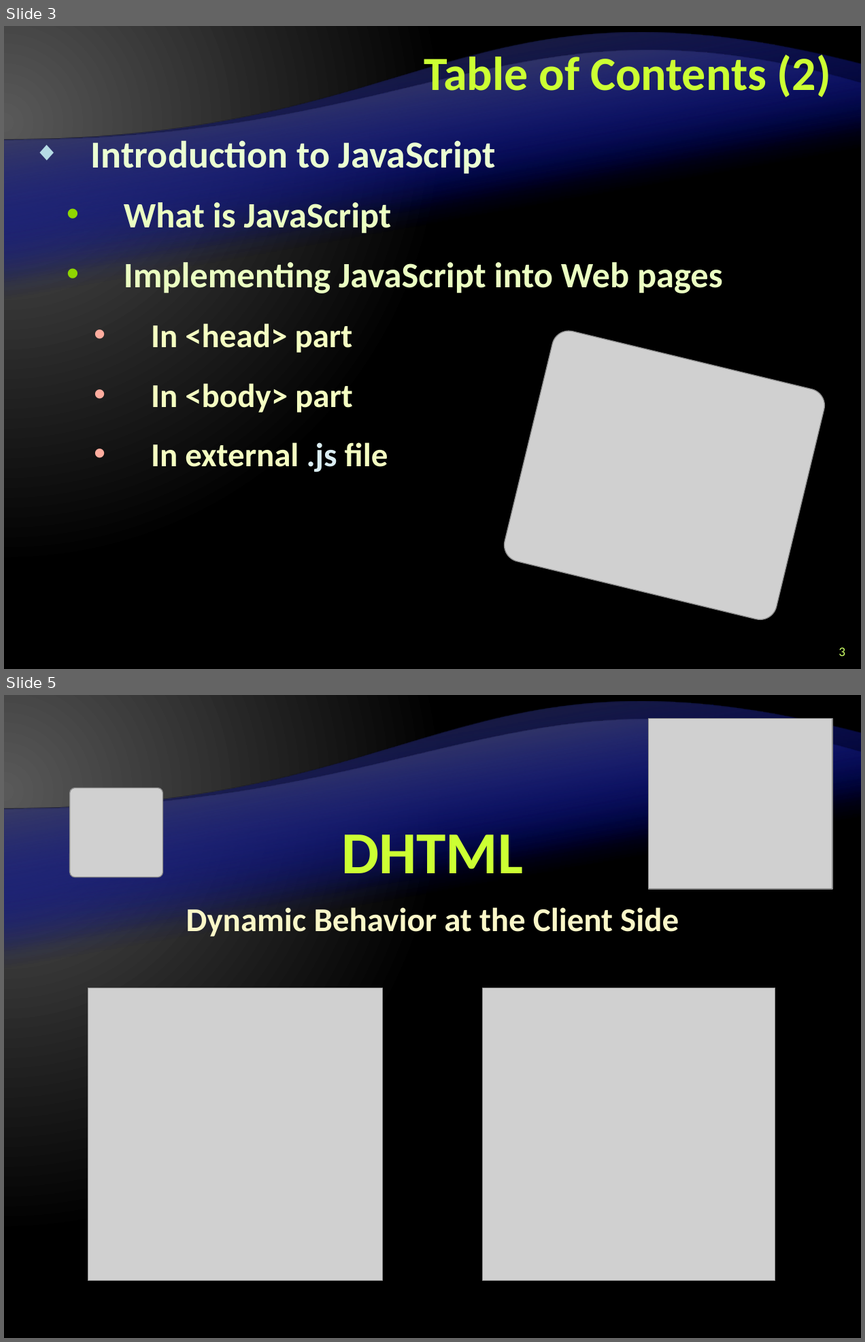
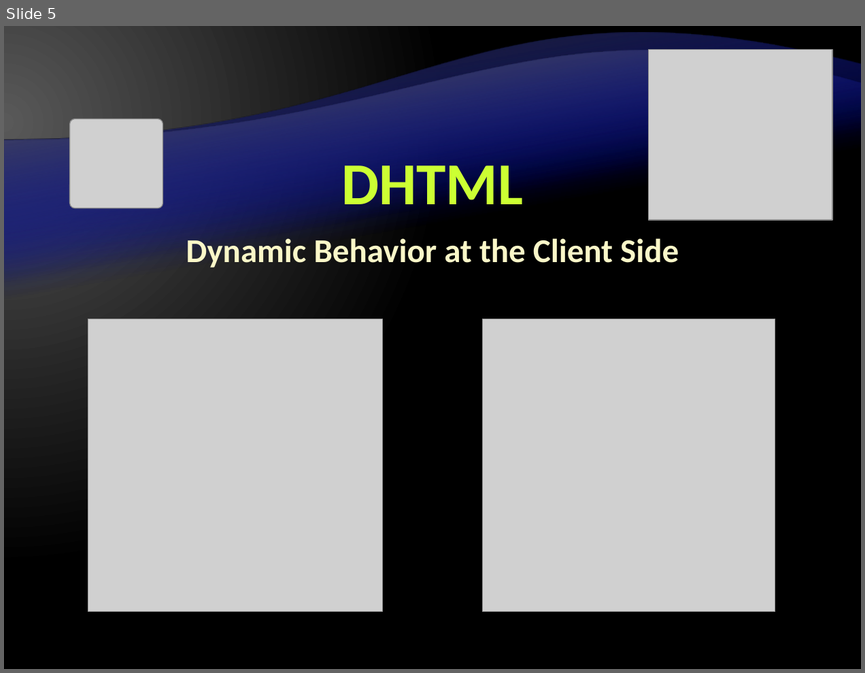
Before and after one commit to Lockheed01/aspnet-mvc-course, a slide deck: Lectures/9. JavaScript/JavaScript-Introduction.pptx. Shown one above the other, each under a label of ours: slides 3 and 5 before the commit, slide 5 after it; the slides between them are not shown. The pictures are 865x1342 and 865x673 pixels, drawn with LibreOffice and Linux fonts; fonts in the diff are those of the drawing; grey boxes stand for pictures; background and template pictures are left out. Boxes give left, top, right and bottom in pixels: in the first picture for what was removed or moved away, otherwise in the second. Text is boxed around its words. In the diff, an @@ line names an element or a change of style, - is before the commit and + after.

Commit message:
JavaScript presentation updated by Alexander Vakrilov

```diff
--- a/Lectures/9. JavaScript/JavaScript-Introduction.pptx
+++ b/Lectures/9. JavaScript/JavaScript-Introduction.pptx
@@ slide 3 removed at (x1=4, y1=26, x2=861, y2=669), background gradient #595959 to #000000; not listed: 4 template elements that a slide beside it also shows @@
@@ title removed at (x1=424, y1=50, x2=831, y2=97) @@
-Table of Contents (2)
@@ text removed at (x1=91, y1=135, x2=723, y2=472) @@
-◆ Introduction to JavaScript
-  • What is JavaScript
-  • Implementing JavaScript into Web pages
-    • In <head> part
-    • In <body> part
-    • In external .js file
@@ picture removed at (x1=500, y1=327, x2=827, y2=623) @@
@@ page number removed at (x1=838, y1=647, x2=845, y2=656) @@
-3
```
Also in this commit, not shown: 5 slides changed, 2 slides added.
